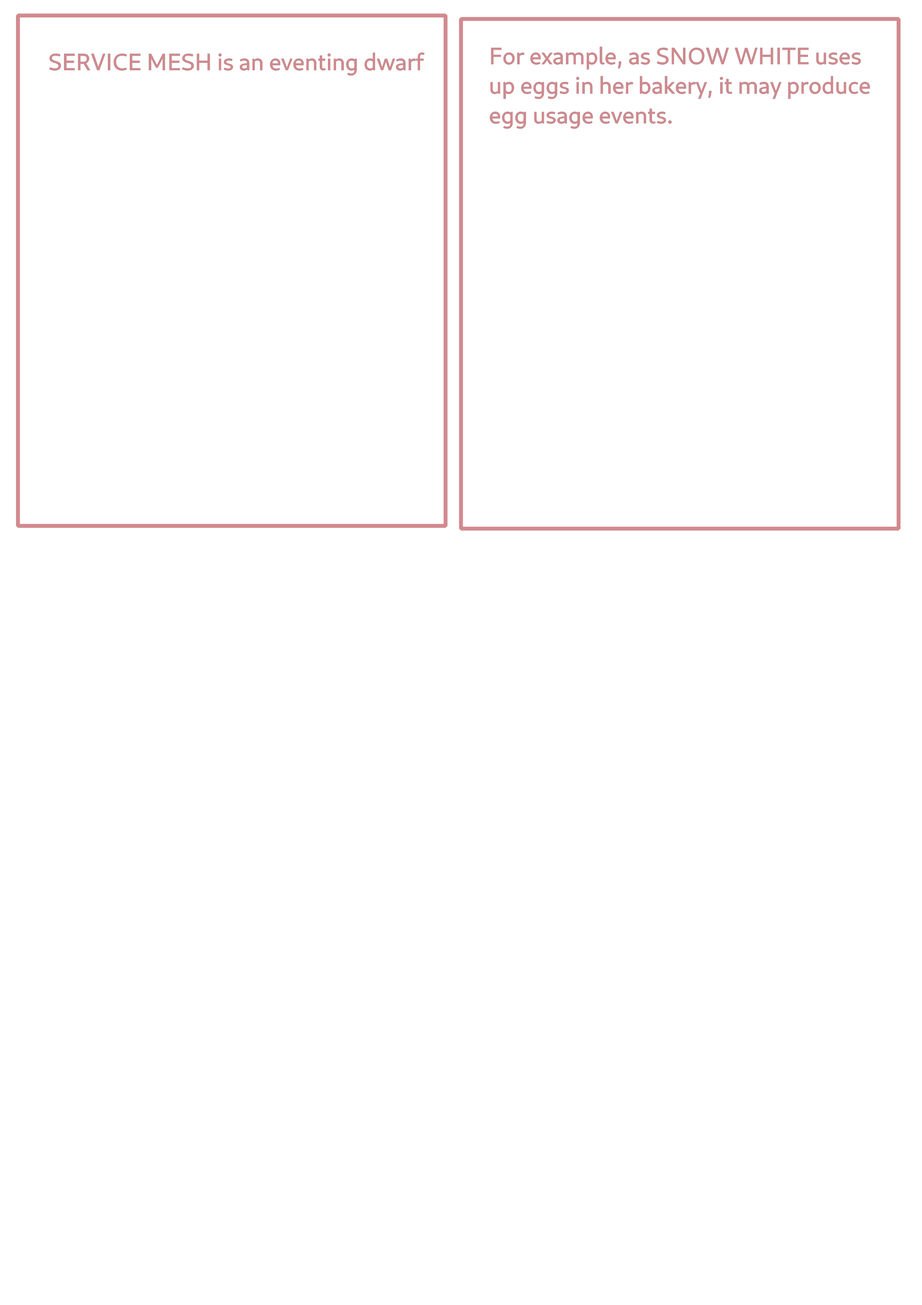
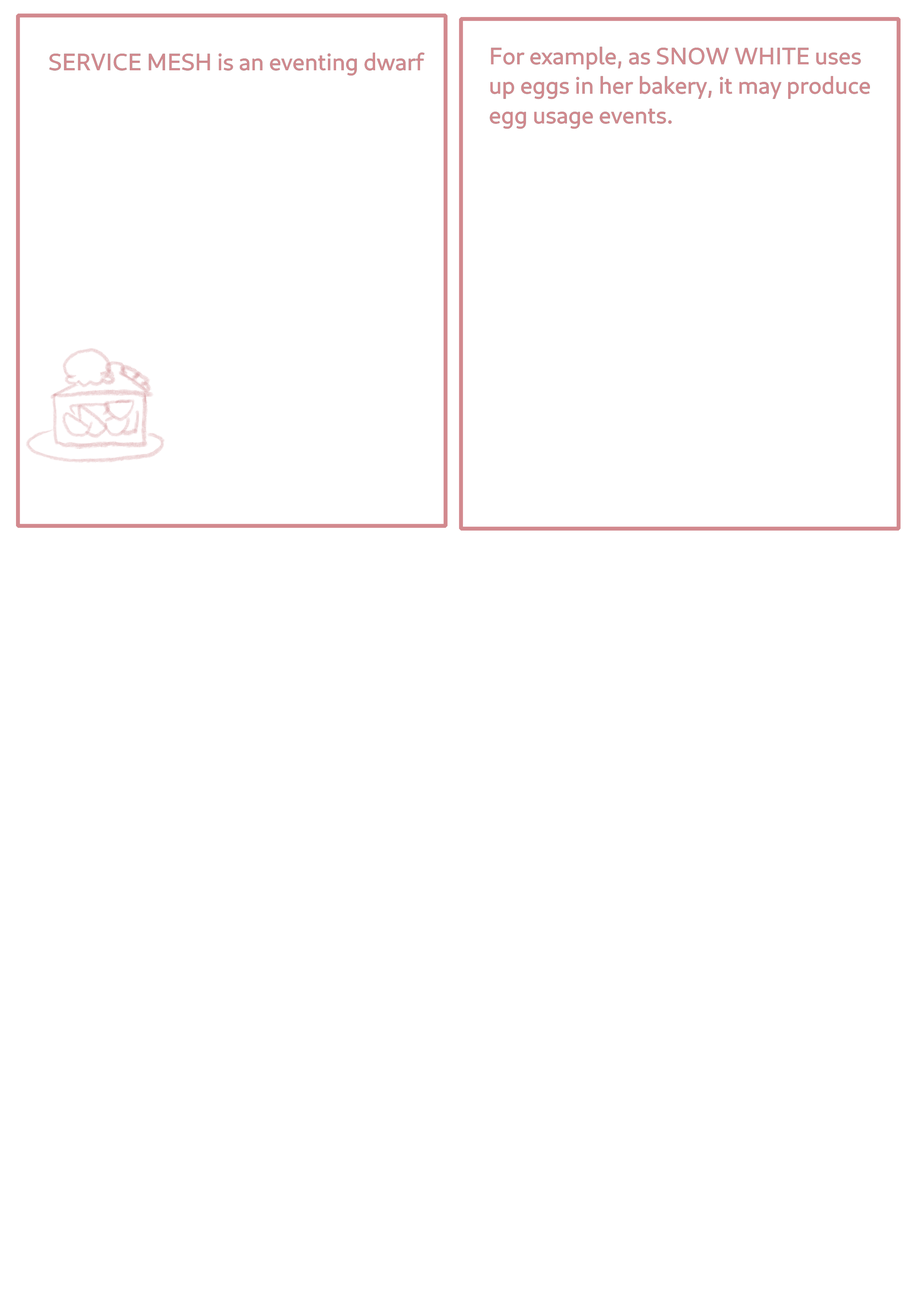
Layer changes from the first 922 x 1305 image to the second:
painted on "Layer 1" over <box>25,347,165,463</box>
